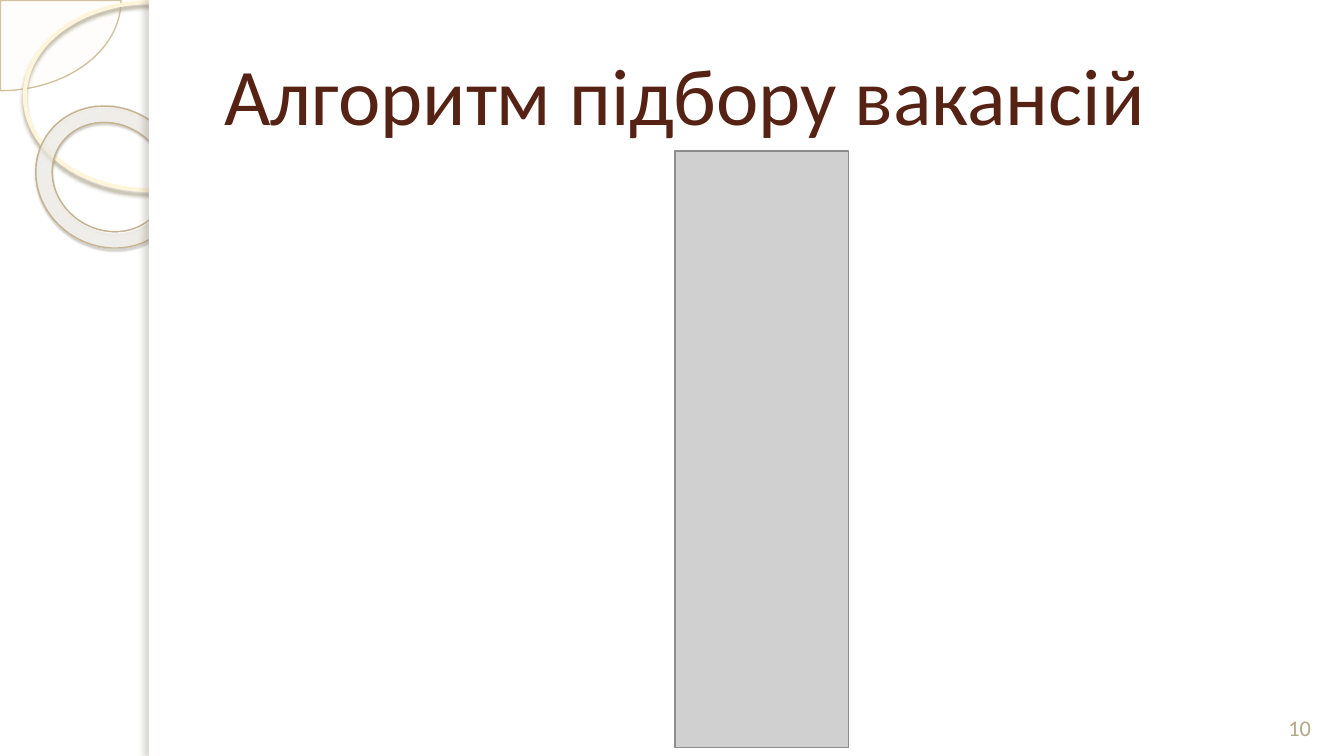
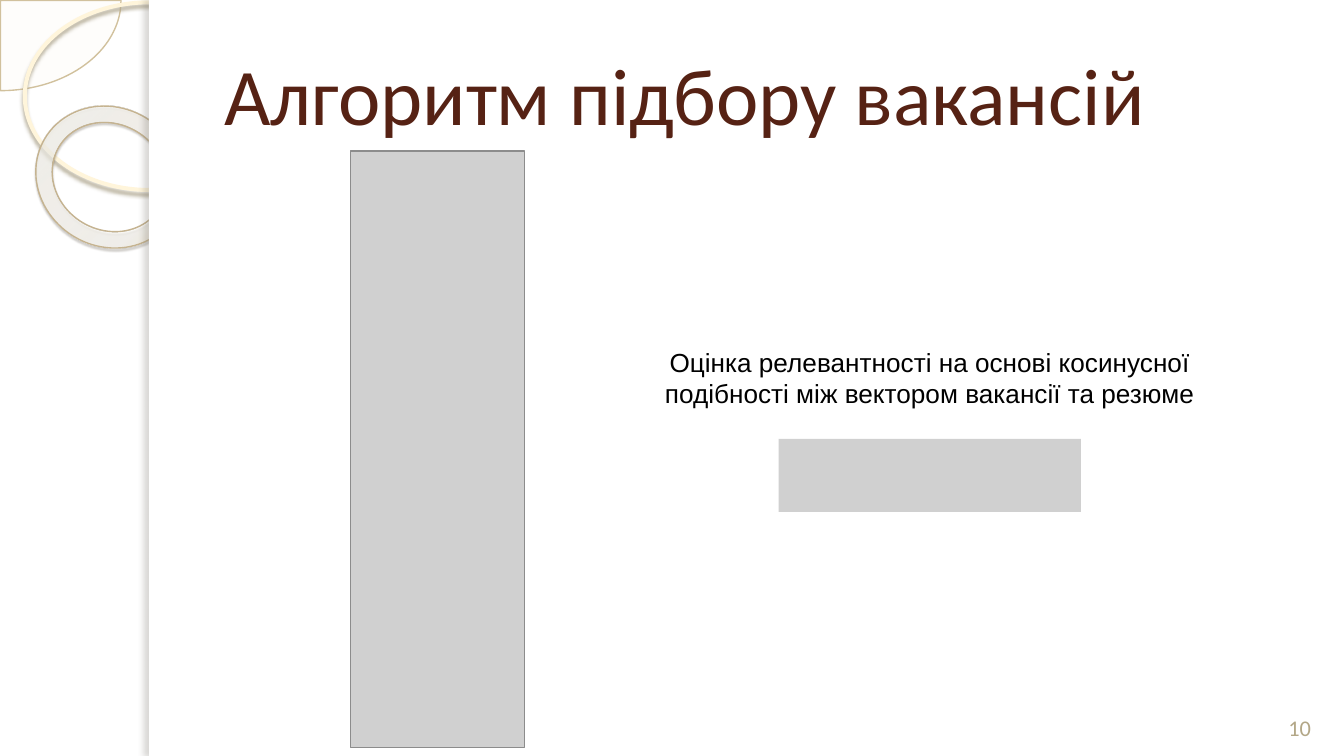
Before and after one commit to Kipish-ss/KolybaResume, a slide deck: slide 10 of docs/Common/доповідь.pptx. Drawn at 1344x756 pixels with LibreOffice and Linux fonts; fonts in the diff are those of the drawing; grey boxes stand for pictures; background and template pictures are left out. Boxes give left, top, right and bottom in pixels: in the first picture for what was removed or moved away, otherwise in the second. Text is boxed around its words. In the diff, an @@ line names an element or a change of style, - is before the commit and + after.

Commit message:
Add formulas

```diff
--- a/docs/Common/доповідь.pptx
+++ b/docs/Common/доповідь.pptx
@@ picture: place and size @@
-picture at [675, 151, 848, 747]
+picture at [351, 151, 524, 747]
@@ text added at [665, 353, 1193, 409], 14 pt, text #000000 @@
+Оцінка релевантності на основі косинусної подібності між вектором вакансії та резюме
@@ picture added at [778, 439, 1081, 512] @@
```
